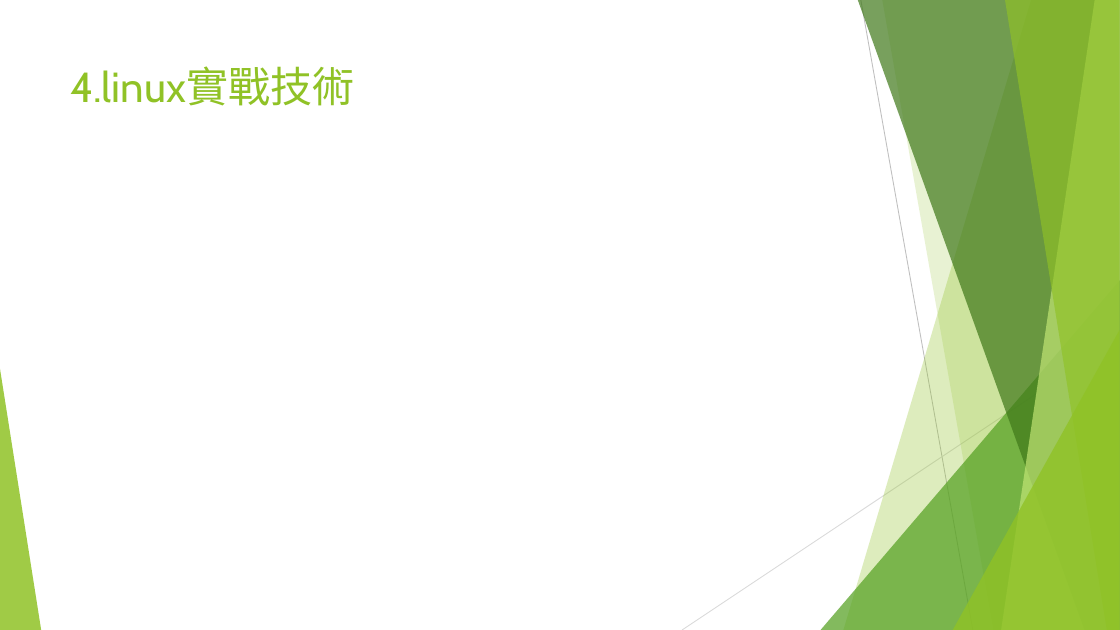
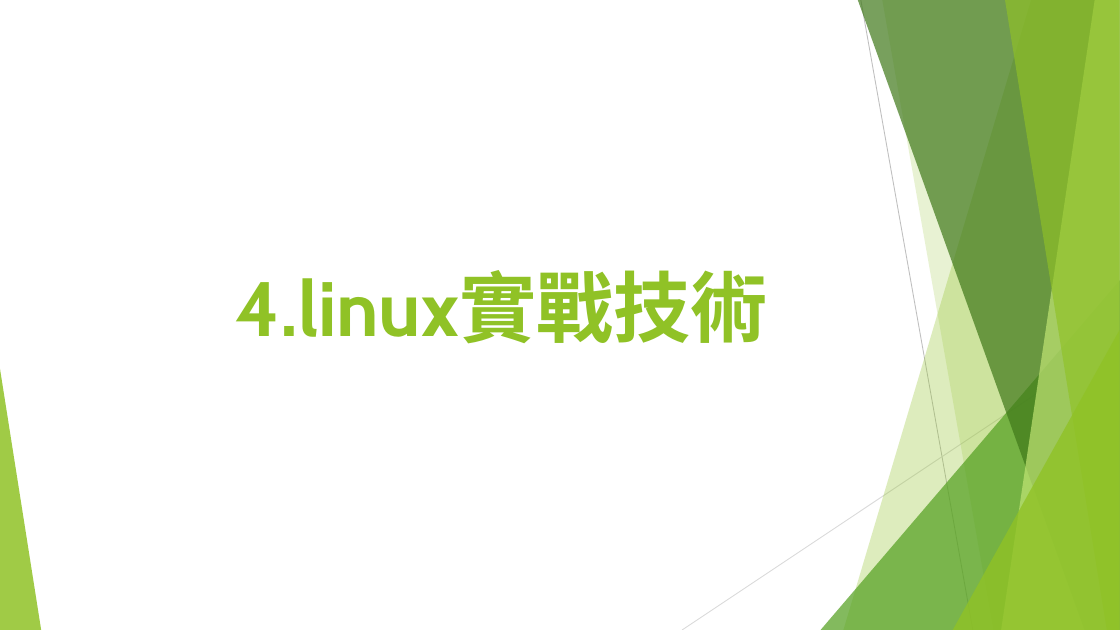
Before and after one commit to a909h333/Security2022, a slide deck: slide 18 of A090H333_資訊安全與素養_期中考報告.pptx (slide 12 before the commit). Drawn at 1120x630 pixels with LibreOffice and Linux fonts; fonts in the diff are those of the drawing. Boxes give left, top, right and bottom in pixels: in the first picture for what was removed or moved away, otherwise in the second. Text is boxed around its words. In the diff, an @@ line names an element or a change of style, - is before the commit and + after.

```diff
--- a/A090H333_資訊安全與素養_期中考報告.pptx
+++ b/A090H333_資訊安全與素養_期中考報告.pptx
@@ title "4.linux實戰技術": place and size @@
-title "4.linux實戰技術" at <box>71,67,355,106</box>
+title "4.linux實戰技術" at <box>235,271,767,344</box>
@@ title "4.linux實戰技術" at <box>235,271,767,344</box>: size 36 to 66 pt, bold on; alignment left to centre @@
```
Also in this commit, not shown: 9 other slides changed, 8 slides added.
